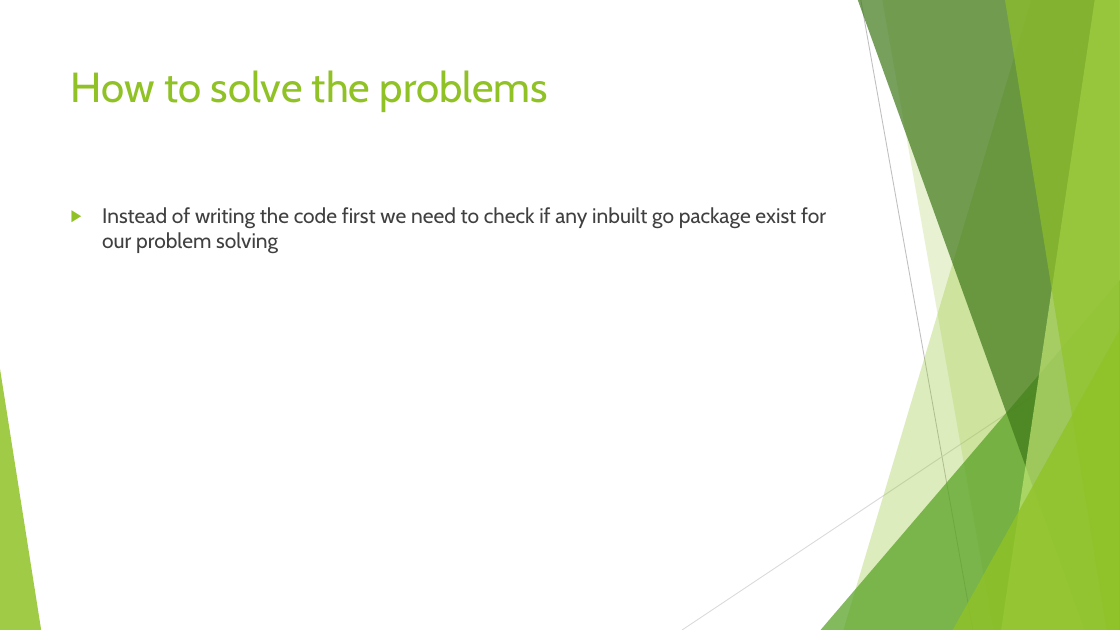
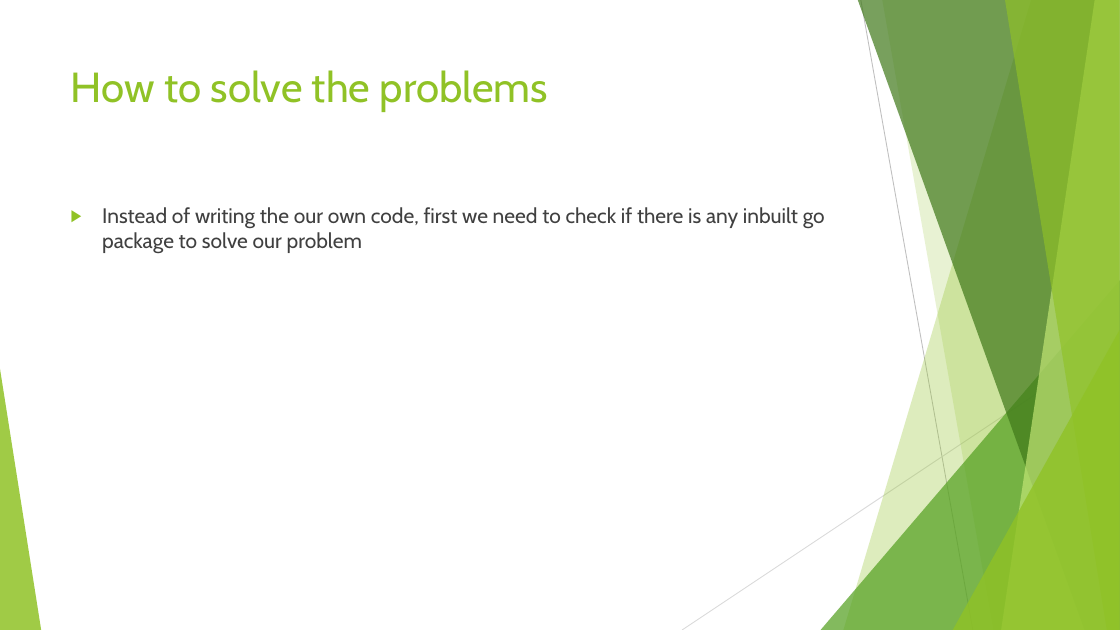
Before and after one commit to vivekdubeydeveloper/goquickstart, a slide deck: slide 11 of goquickstart.pptx. Drawn at 1120x630 pixels with LibreOffice and Linux fonts; fonts in the diff are those of the drawing. Boxes give left, top, right and bottom in pixels: in the first picture for what was removed or moved away, otherwise in the second. Text is boxed around its words. In the diff, an @@ line names an element or a change of style, - is before the commit and + after.

```diff
--- a/goquickstart.pptx
+++ b/goquickstart.pptx
@@ text at box(102, 207, 825, 253): text changed @@
-▶ Instead of writing the code first we need to check if any inbuilt go package exist for our problem solving
+▶ Instead of writing the our own code, first we need to check if there is any inbuilt go package to solve our problem
```
Also in this commit, not shown: 7 other slides changed.
